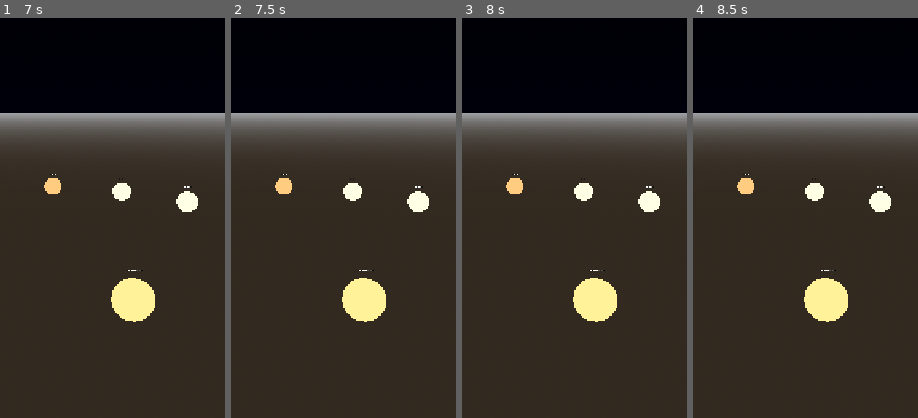
Above: before the commit, frames 1-4 (left to right).
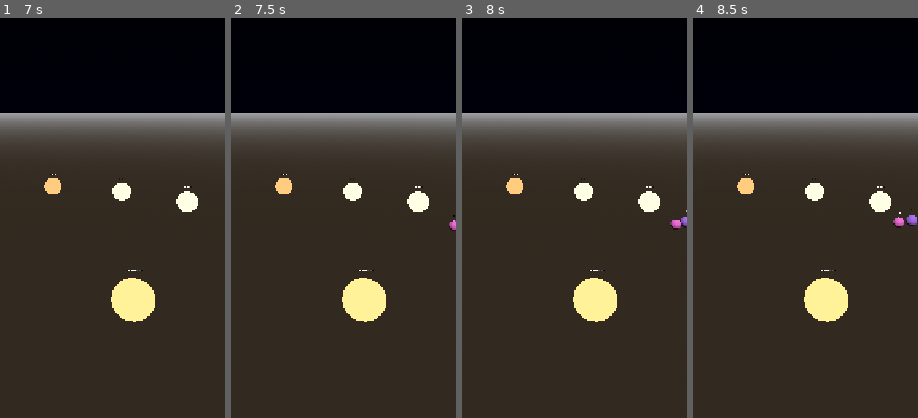
Above: after the commit, the same moments.

Repository: JHevia70/StarShot
Game: Godot game, scene res://scenes/MainMenu.tscn
The game is run twice, just before and just after one commit, with the same random seed, the same clock (stepped at 60 frames per second) and the same inputs.
Inputs (mouse positions are % of the whole screen's width and height, from its top left):
- Up to frame 1 (7 s): click "Jugar" at 0.5 s; click "Nueva partida" at 1.25 s; click "Hangar" at 2 s; click "Comprar" at 2.75 s; click "Cerrar" at 3.5 s; tap Enter at 4.25, 5.75 s; move the mouse to (72, 45) at 4.27 s; hold Right (ui_right) 4.28-5 s; click (72, 45) at 4.42 s; tap Space at 5, 6.5 s; drag from (30, 55) to (45, 70) at 5.02 s; move the mouse to (60, 28) at 5.77 s; hold Right (ui_right) 5.78-6.5 s; drag from (45, 70) to (20, 35) at 6.52 s
- Up to frame 2 (7.5 s): tap Enter at 7.25 s; move the mouse to (80, 65) at 7.27 s; hold Left (ui_left) from 7.28 s (still down)
- Up to frame 3 (8 s): keep holding Left (ui_left)
- Up to frame 4 (8.5 s): release Left (ui_left) at 8 s; drag from (20, 35) to (35, 25) at 8.02 s
The pictures show only the part of the screen within x 50-100%, y 25-75%; the shares and areas given below are measured in that part.

Frame 1 is identical in both runs. In frame 2, less than 0.1% of the frame differs, in the area x 96-100%, y 49-54%; in frame 3, 0.2%; in frame 4, 0.2%, in the area x 88-100%, y 47-53%.
Error before the commit: Invalid assignment of property or key 'input_pickable' with value of type 'bool' on a base object of type 'MeshInstance3D'. (res://scenes/GalaxyMap.gd:131)

Commit message:
[auto] update 2025-08-16_03-59-53

Diff:
--- a/scenes/GalaxyMap.gd
+++ b/scenes/GalaxyMap.gd
@@ -68,8 +68,7 @@
 
 	var ring_radius: float = 28.0
 	var star_count: int = distribution.size()
-	var i: int = 0
-	while i < star_count:
+	for i in range(star_count):
 		var ang: float = TAU * float(i) / float(max(1, star_count))
 		var pos: Vector3 = Vector3(cos(ang) * ring_radius, 0.0, sin(ang) * ring_radius)
 		var stype: String = STAR_TYPES[randi() % STAR_TYPES.size()]
@@ -78,13 +77,10 @@
 		stars.append(star_node)
 
 		var pcount: int = int(distribution[i])
-		var p: int = 0
-		while p < pcount:
+		for p in range(pcount):
 			var orbit_dist: float = 3.0 + 2.6 * float(p) + randf() * 0.6
 			var planet: Node3D = _spawn_planet(star_node, orbit_dist, i, p)
 			planets.append(planet)
-			p += 1
-		i += 1
 
 	if label_info != null:
 		label_info.text = "RMB: rotar | Rueda: zoom | Click planeta visible: transmisión"
@@ -128,7 +124,7 @@
 	star_node.add_child(planet_root)
 
 	var mesh: MeshInstance3D = MeshInstance3D.new()
-	mesh.input_pickable = true
+	# (Godot 4) MeshInstance3D NO tiene 'input_pickable'; el click se maneja con Area3D
 	var sphere: SphereMesh = SphereMesh.new()
 	sphere.radius = 0.45 + 0.2 * randf()
 	sphere.height = sphere.radius * 2.0
@@ -156,7 +152,8 @@
 
 	# Área clickable
 	var area: Area3D = Area3D.new()
-	area.input_ray_pickable = true
+	area.input_ray_pickable = true  # <- esto sí existe en Area3D
+	# forma de colisión es hija del Area3D
 	var colshape: CollisionShape3D = CollisionShape3D.new()
 	var sph: SphereShape3D = SphereShape3D.new()
 	sph.radius = sphere.radius * 1.25
@@ -174,7 +171,7 @@
 	planet_root.set_meta("display_name", "Planeta %d-%d" % [star_index + 1, local_index + 1])
 	return planet_root
 
-func _on_planet_input(camera: Node, event: InputEvent, click_position: Vector3, click_normal: Vector3, shape_idx: int, planet: Node) -> void:
+func _on_planet_input(_camera: Node, event: InputEvent, _click_position: Vector3, _click_normal: Vector3, _shape_idx: int, planet: Node) -> void:
 	if event is InputEventMouseButton:
 		var ev: InputEventMouseButton = event as InputEventMouseButton
 		if ev.button_index == MOUSE_BUTTON_LEFT and ev.pressed:
--- a/scenes/Orbit.gd
+++ b/scenes/Orbit.gd
@@ -6,12 +6,13 @@
 
 func _process(delta: float) -> void:
 	angle += orbit_speed * delta
-	var parent: Node3D = get_parent() as Node3D
-	if parent == null:
+	var planet: Node3D = get_parent() as Node3D
+	if planet == null:
 		return
-	var center: Node3D = parent.get_parent() as Node3D
-	if center == null:
+	var star: Node3D = planet.get_parent() as Node3D
+	if star == null:
 		return
 	var x: float = cos(angle) * orbit_radius
 	var z: float = sin(angle) * orbit_radius
-	parent.translation = Vector3(x, 0.0, z)
+	# Godot 4: Node3D usa 'position' (Vector3). 'translation' ya no existe.
+	planet.position = Vector3(x, 0.0, z)
